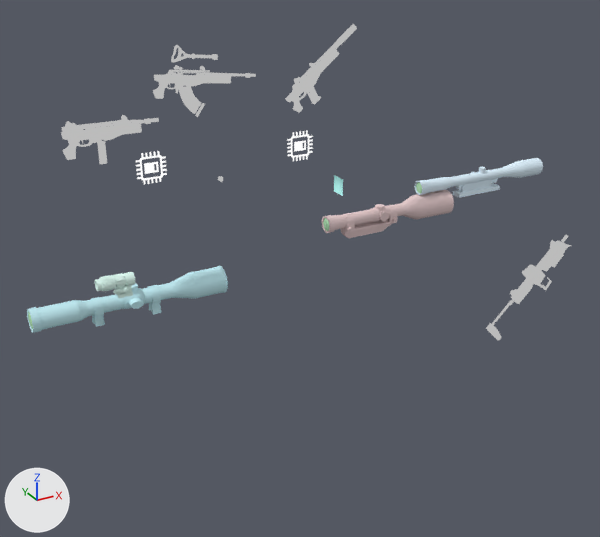
What one commit did to the Blender file [workfiles]/_render.blend.
Before and after are seen from a 50 mm lens placed at (-28.8, -66.2, 22.1), pointed at (3.3, -7.8, -7.1). Lighting does not change. The marker at lower left points along +X, +Y and +Z.

Objects in the first picture: 'awm_f_howell.002', 'awm_f_howell.003', 'awp_iron_smg.001', 'c96_mag_drum.002', 'farview', 'magnus', 'vampire'.
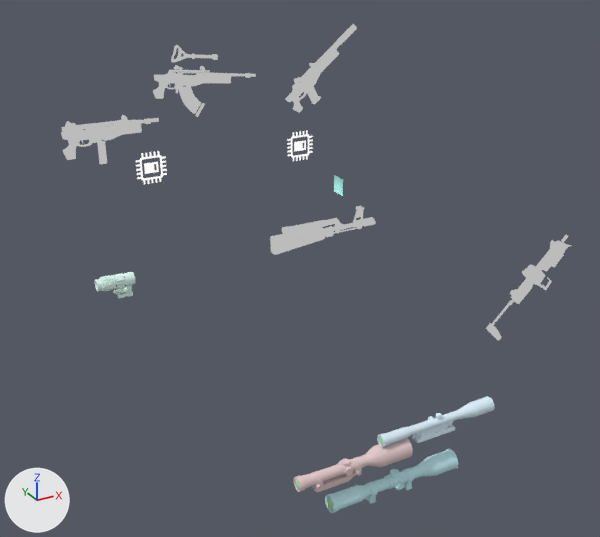
Scene script edits in JSON lines:
```json
{"op": "add", "block": "me_ak47_hg_poly", "code": ["me_ak47_hg_poly = bpy.data.meshes.new('ak47_hg_poly')", "me_ak47_hg_poly.from_pydata(...)  # 503 vertices, 581 faces; spans x -4.21..4.31, y -17.84..-17.0, z -0.76..1.58", "me_ak47_hg_poly.materials.append(mat_white)"]}
{"op": "set", "path": "ob_magnus.location", "old": "(27.18, 0.0, -5.56)", "new": "(23.99, 0.0, -34.92)"}
{"op": "set", "path": "ob_vampire.location", "old": "(14.95, 0.0, -7.59)", "new": "(11.76, 0.0, -36.94)"}
{"op": "set", "path": "ob_farview.location", "old": "(-10.92, 0.0, -10.87)", "new": "(18.2, 0.0, -41.18)"}
{"op": "add", "block": "ob_ak47_hg_poly", "code": ["ob_ak47_hg_poly = bpy.data.objects.new('ak47_hg_poly', me_ak47_hg_poly)", "ob_ak47_hg_poly.location = (0.0, 0.0, 0.0)"]}
```

What differs and where, as boxes (x1, y1, x2, y2) in the pictures (600 x 537 px):
```json
{"object": "farview", "change": "moved", "before": [27, 266, 228, 333], "after": [325, 449, 458, 513]}
{"object": "vampire", "change": "moved", "before": [322, 190, 454, 238], "after": [293, 438, 413, 492]}
{"object": "magnus", "change": "moved", "before": [414, 158, 543, 198], "after": [377, 396, 495, 447]}
{"object": "ak47_hg_poly", "change": "added", "after": [270, 206, 376, 255]}
```
